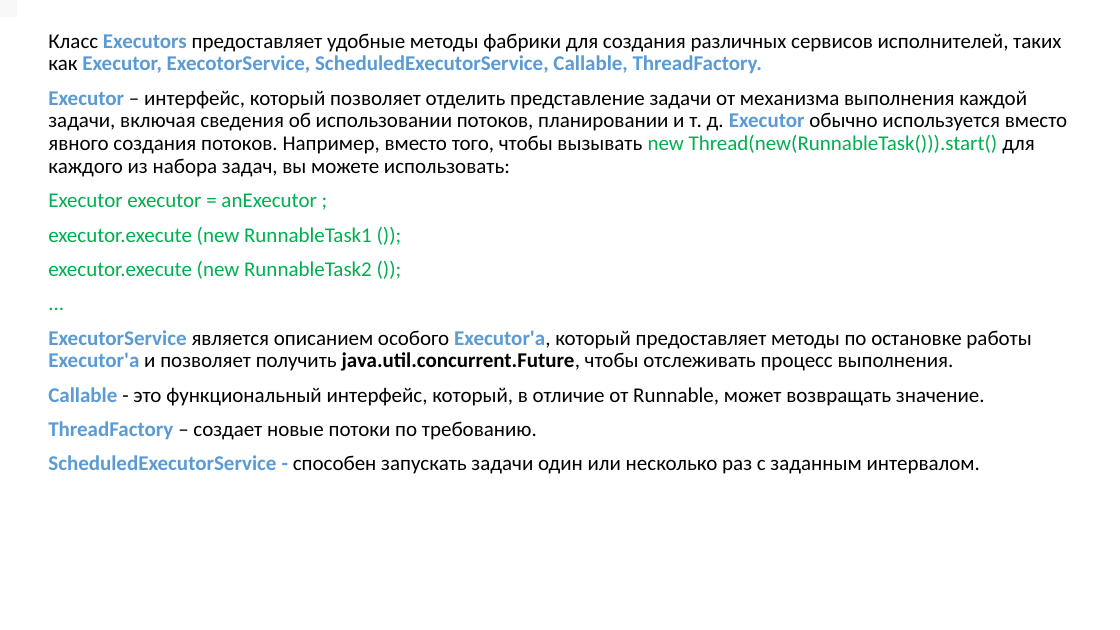
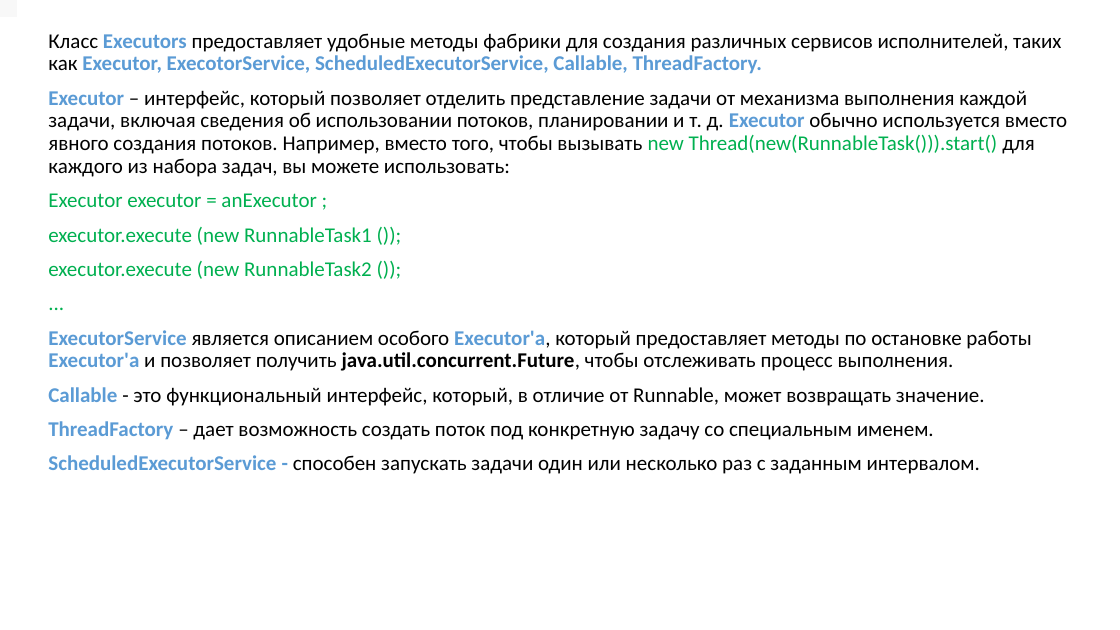
Before and after one commit to Cooperclel/HomeTask, a slide deck: slide 2 of HomeTask11/Executors.pptx. Drawn at 1120x630 pixels with LibreOffice and Linux fonts; fonts in the diff are those of the drawing. Boxes give left, top, right and bottom in pixels: in the first picture for what was removed or moved away, otherwise in the second. Text is boxed around its words. In the diff, an @@ line names an element or a change of style, - is before the commit and + after.

```diff
--- a/HomeTask11/Executors.pptx
+++ b/HomeTask11/Executors.pptx
@@ text at bbox=[48, 421, 934, 440]: text changed @@
-ThreadFactory – создает новые потоки по требованию.
+ThreadFactory – дает возможность создать поток под конкретную задачу со специальным именем.
```
Also in this commit, not shown: 1 slide added, 24 other files.
